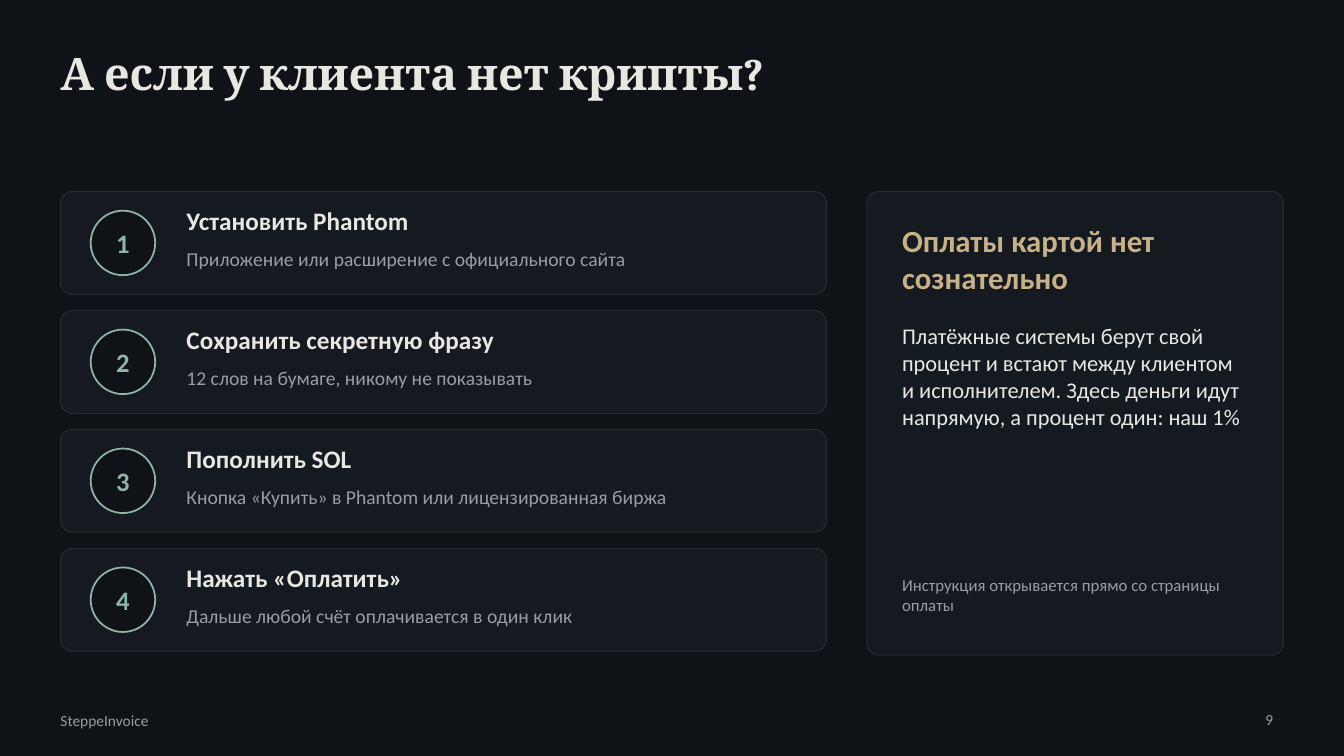
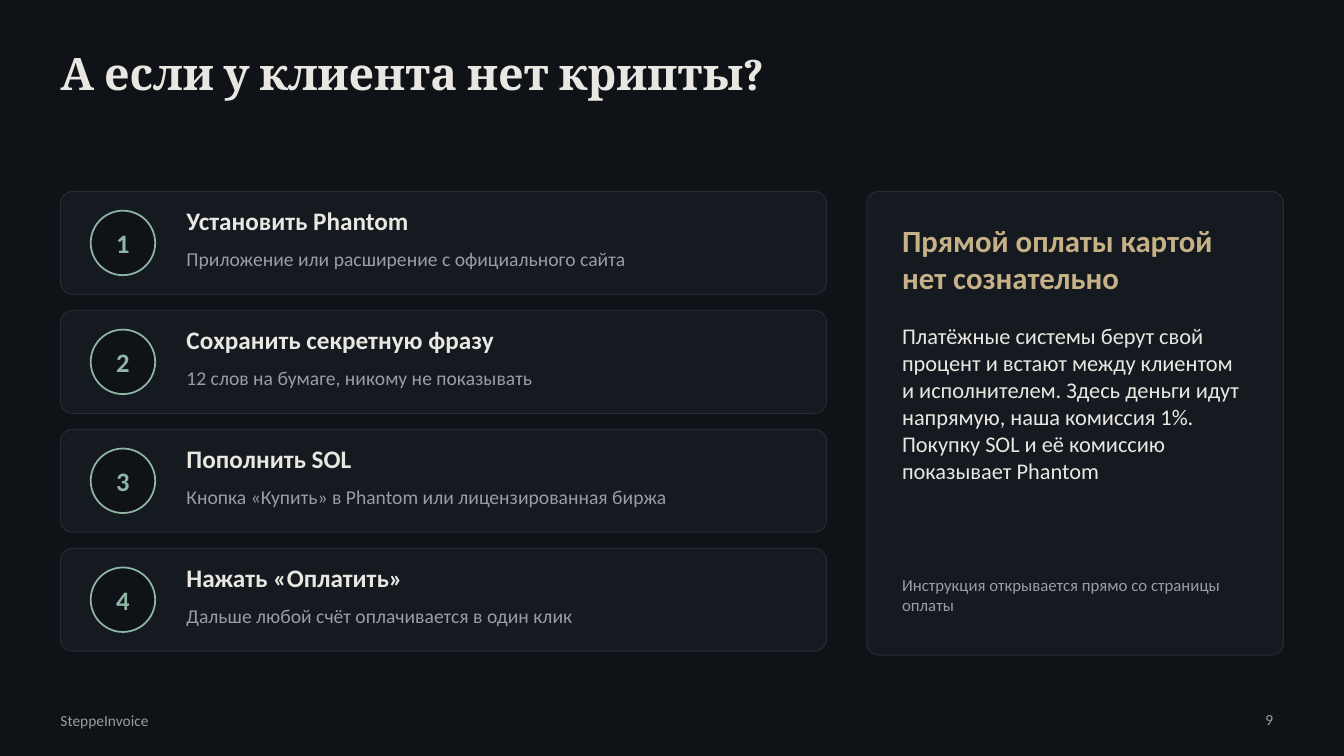
Before and after one commit to OMaRgaLy/solana-project, a slide deck: slide 9 of docs/SteppeInvoice_Presentation.pptx. Drawn at 1344x756 pixels with LibreOffice and Linux fonts; fonts in the diff are those of the drawing. Boxes give left, top, right and bottom in pixels: in the first picture for what was removed or moved away, otherwise in the second. Text is boxed around its words. In the diff, an @@ line names an element or a change of style, - is before the commit and + after.

```diff
--- a/docs/SteppeInvoice_Presentation.pptx
+++ b/docs/SteppeInvoice_Presentation.pptx
@@ text at box(902, 231, 1213, 289): text changed @@
-Оплаты картой нет сознательно
+Прямой оплаты картой нет сознательно
@@ text at box(902, 329, 1239, 479): text changed @@
-Платёжные системы берут свой процент и встают между клиентом и исполнителем. Здесь деньги идут напрямую, а процент один: наш 1%
+Платёжные системы берут свой процент и встают между клиентом и исполнителем. Здесь деньги идут напрямую, наша комиссия 1%. Покупку SOL и её комиссию показывает Phantom
```
Also in this commit, not shown: 8 other slides changed, 2 other files.
